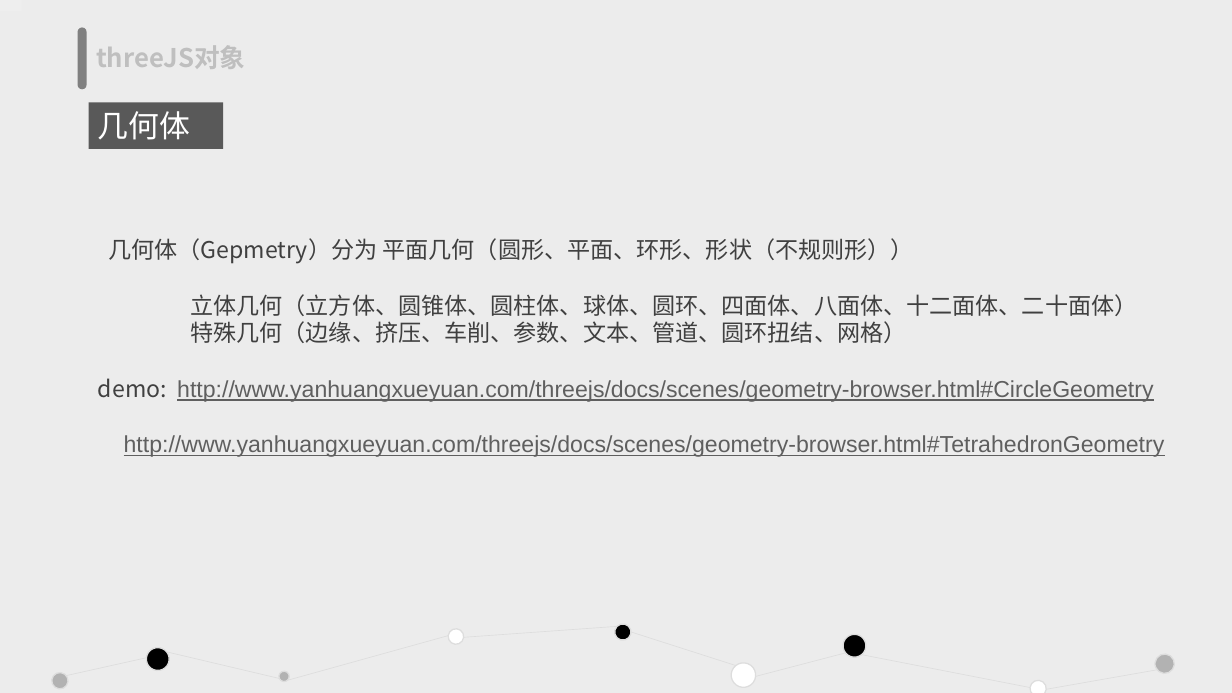
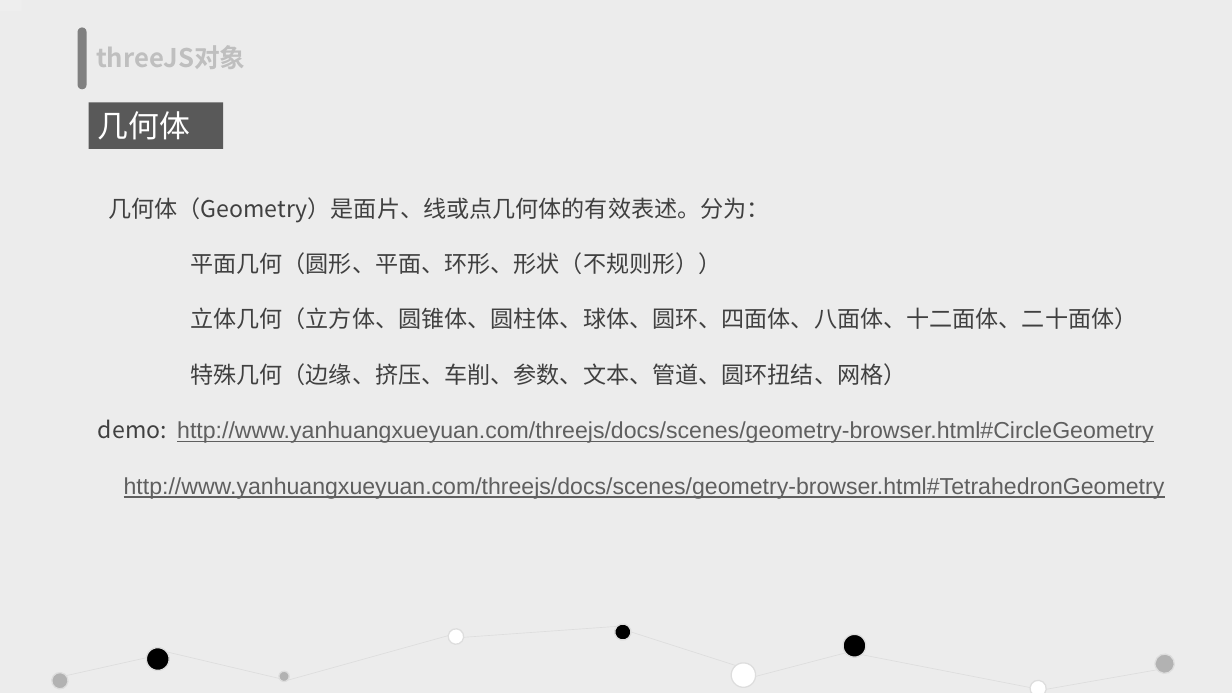
Before and after one commit to tanshaobo/threejs-test, a slide deck: slide 15 of threeJS.pptx. Drawn at 1232x693 pixels with LibreOffice and Linux fonts; fonts in the diff are those of the drawing. Boxes give left, top, right and bottom in pixels: in the first picture for what was removed or moved away, otherwise in the second. Text is boxed around its words. In the diff, an @@ line names an element or a change of style, - is before the commit and + after.

```diff
--- a/threeJS.pptx
+++ b/threeJS.pptx
@@ text at [108,197,769,274]: text changed @@
-几何体（Gepmetry）分为 平面几何（圆形、平面、环形、形状（不规则形））
+几何体（Geometry）是面片、线或点几何体的有效表述。分为：
+平面几何（圆形、平面、环形、形状（不规则形））
```
Also in this commit, not shown: 1 other file.
